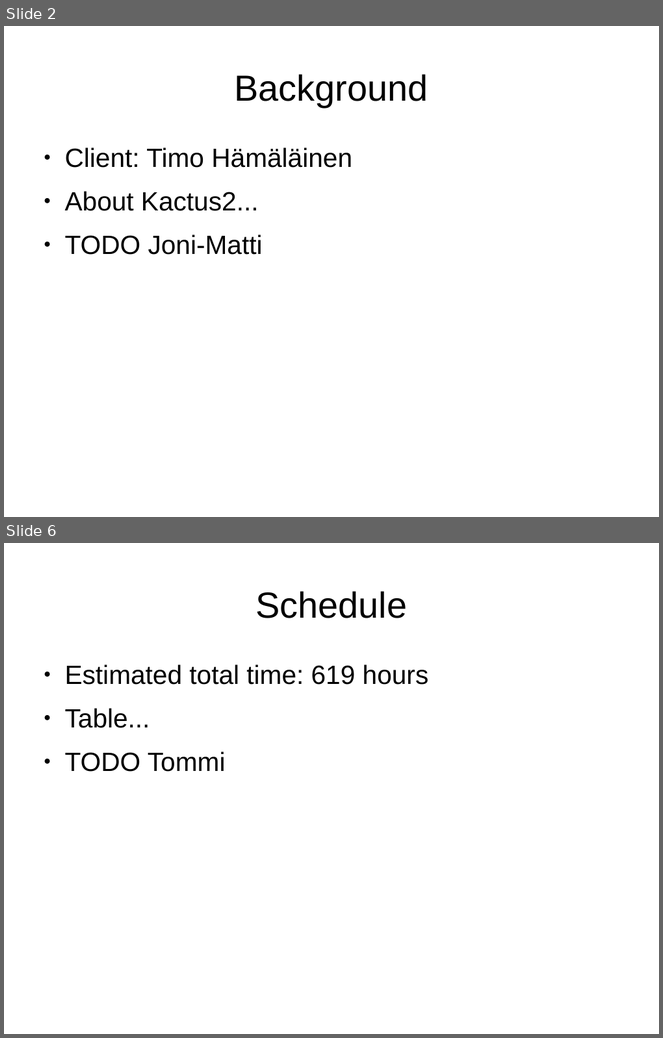
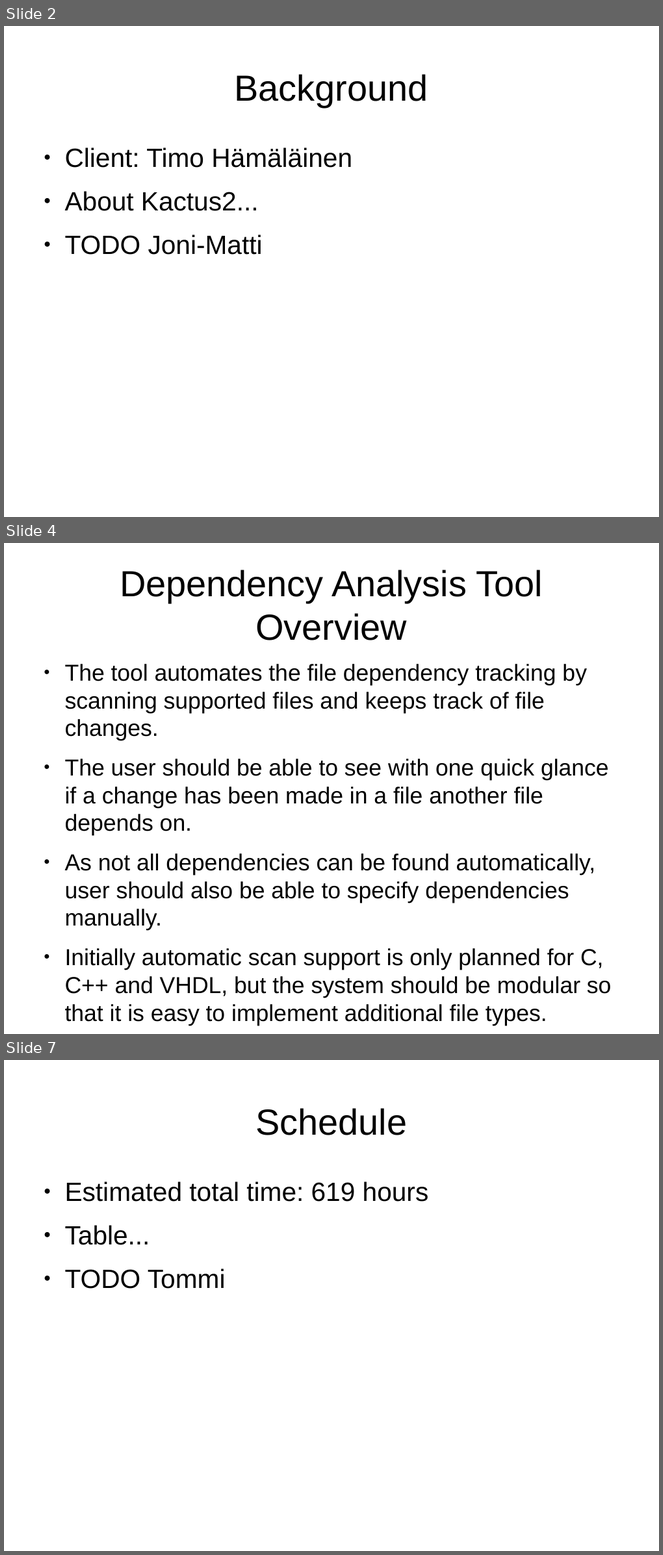
Before and after one commit to darwinbeing/kactus2all, a slide deck: Administrative/Project Plan Slides.odp. Shown one above the other, each under a label of ours: slides 2 and 6 before the commit, slides 2, 4 and 7 after it; the slides between them are not shown. The pictures are 663x1038 and 663x1555 pixels, drawn with LibreOffice and Linux fonts; fonts in the diff are those of the drawing. Boxes give left, top, right and bottom in pixels: in the first picture for what was removed or moved away, otherwise in the second. Text is boxed around its words. In the diff, an @@ line names an element or a change of style, - is before the commit and + after.

```diff
--- a/Administrative/Project Plan Slides.odp
+++ b/Administrative/Project Plan Slides.odp
@@ slide 4 added at box(4, 543, 659, 1034), background #FFFFFF @@
@@ title added at box(120, 570, 544, 641), 44 pt, text #000000 @@
+Dependency Analysis Tool
+Overview
@@ text added at box(65, 664, 612, 1026), 28 pt, text #000000 @@
+● The tool automates the file dependency tracking by scanning supported files and keeps track of file changes.
+● The user should be able to see with one quick glance if a change has been made in a file another file depends on.
+● As not all dependencies can be found automatically, user should also be able to specify dependencies manually.
+● Initially automatic scan support is only planned for C, C++ and VHDL, but the system should be modular so that it is easy to implement additional file types.
@@ what was slide 6 is now slide 7 @@
```
Also in this commit, not shown: 2 slides changed, 2 other slides added, 2 slides removed.
